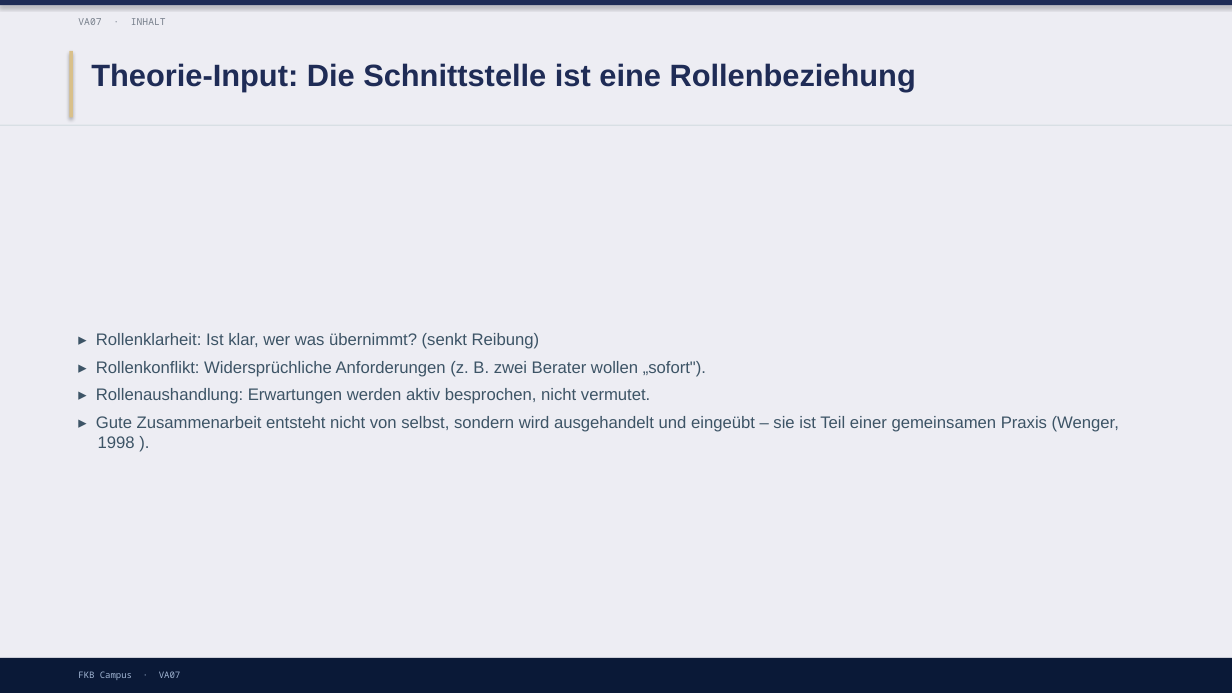
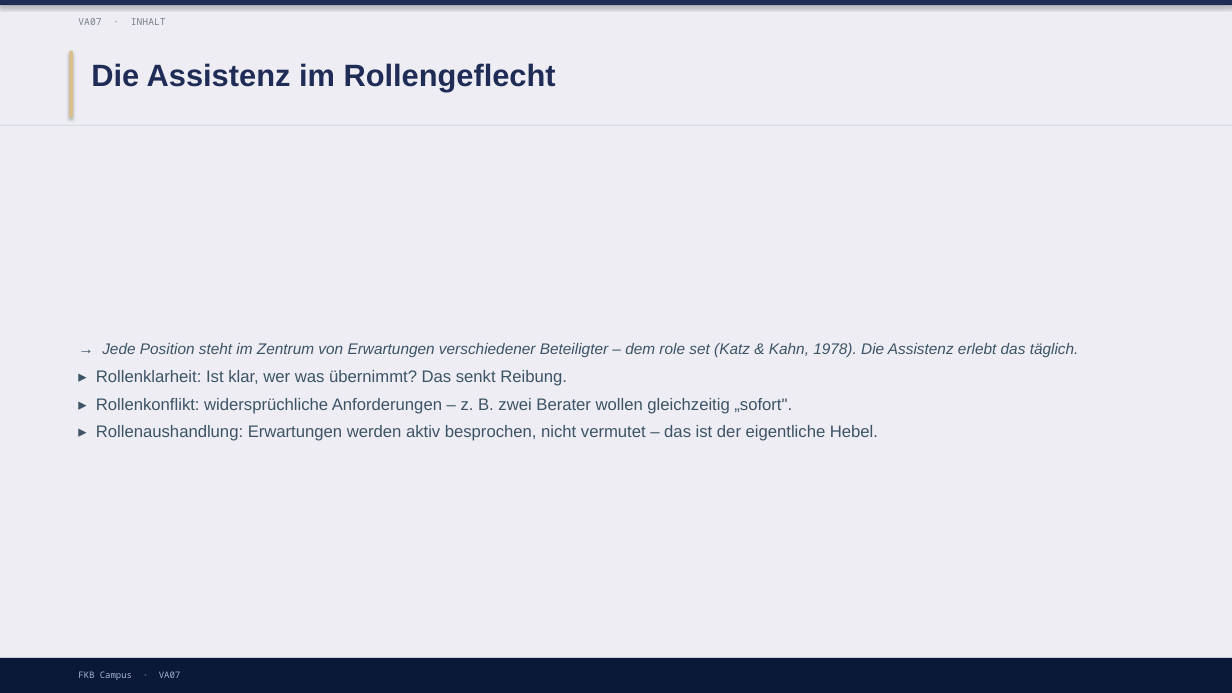
Before and after one commit to ck5rqc47pr-byte/firmenkundenakademie-online, a slide deck: slide 6 of protected-downloads/praesentation/VA07.pptx (slide 5 before the commit). Drawn at 1232x693 pixels with LibreOffice and Linux fonts; fonts in the diff are those of the drawing. Boxes give left, top, right and bottom in pixels: in the first picture for what was removed or moved away, otherwise in the second. Text is boxed around its words. In the diff, an @@ line names an element or a change of style, - is before the commit and + after.

```diff
--- a/protected-downloads/praesentation/VA07.pptx
+++ b/protected-downloads/praesentation/VA07.pptx
@@ text at bbox=[91, 63, 556, 91]: text changed @@
-Theorie-Input: Die Schnittstelle ist eine Rollenbeziehung
+Die Assistenz im Rollengeflecht
@@ text at bbox=[96, 343, 1079, 441]: text changed @@
-▸ Rollenklarheit: Ist klar, wer was übernimmt? (senkt Reibung)
-▸ Rollenkonflikt: Widersprüchliche Anforderungen (z. B. zwei Berater wollen „sofort").
-▸ Rollenaushandlung: Erwartungen werden aktiv besprochen, nicht vermutet.
-▸ Gute Zusammenarbeit entsteht nicht von selbst, sondern wird ausgehandelt und eingeübt – sie ist Teil einer gemeinsamen Praxis (Wenger, 1998 ).
+→ Jede Position steht im Zentrum von Erwartungen verschiedener Beteiligter – dem role set (Katz & Kahn, 1978). Die Assistenz erlebt das täglich.
+▸ Rollenklarheit: Ist klar, wer was übernimmt? Das senkt Reibung.
+▸ Rollenkonflikt: widersprüchliche Anforderungen – z. B. zwei Berater wollen gleichzeitig „sofort".
+▸ Rollenaushandlung: Erwartungen werden aktiv besprochen, nicht vermutet – das ist der eigentliche Hebel.
```
Also in this commit, not shown: 3 other slides changed, 8 slides added, 5 other files.
